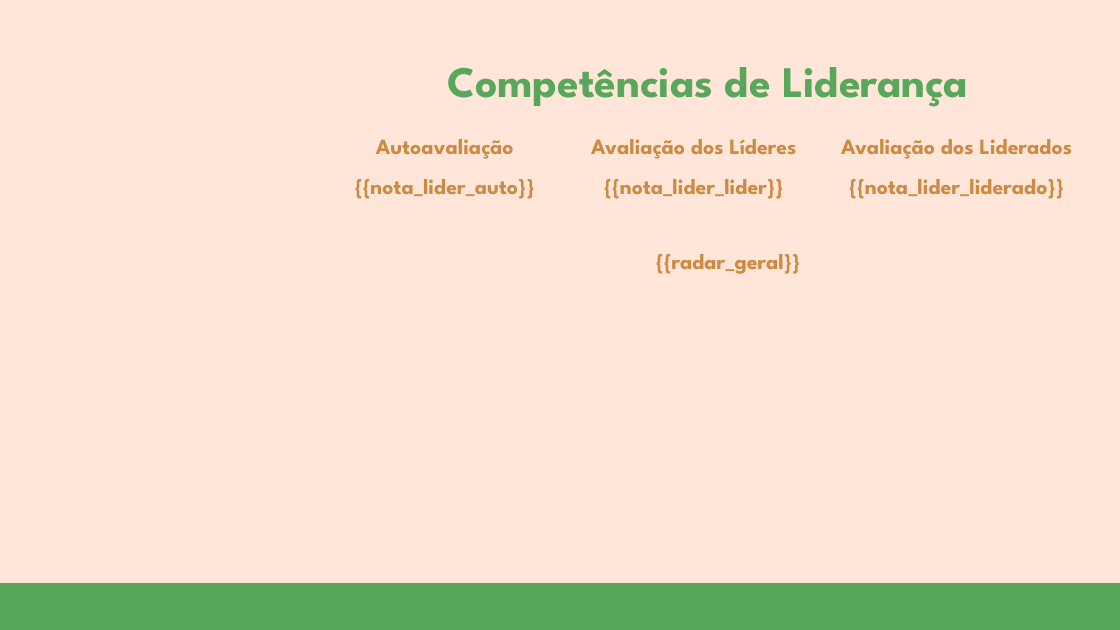
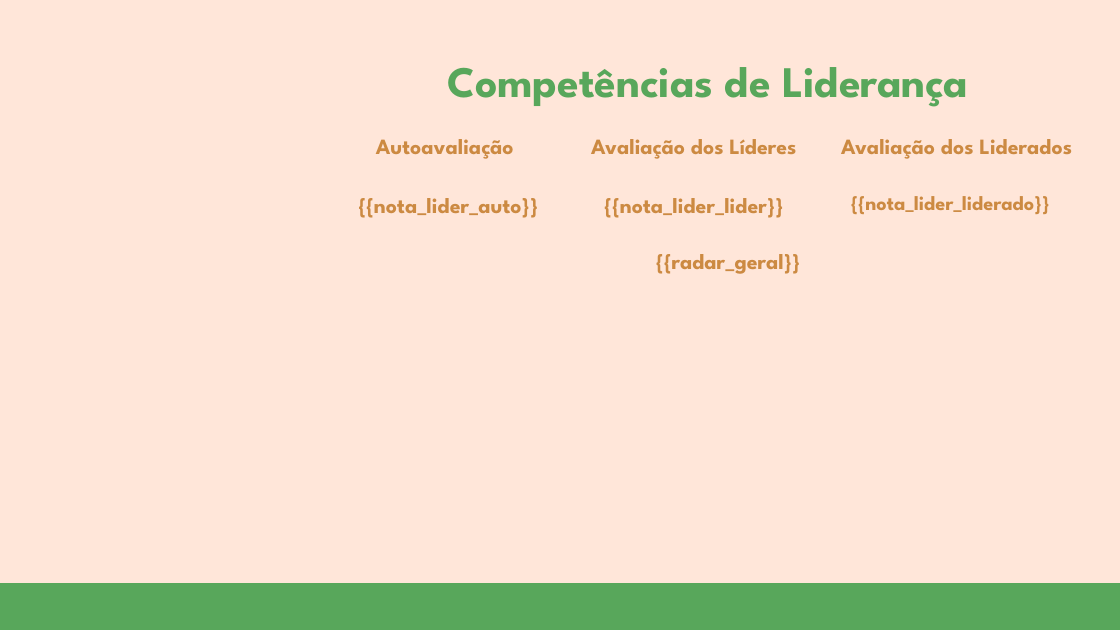
Before and after one commit to hugobovareto/Avaliacao-de-Desempenho-2025, a slide deck: slide 3 of templates/[GARN] Modelo de apresentação de slides.pptx. Drawn at 1120x630 pixels with LibreOffice and Linux fonts; fonts in the diff are those of the drawing; background and template pictures are left out. Boxes give left, top, right and bottom in pixels: in the first picture for what was removed or moved away, otherwise in the second. Text is boxed around its words. In the diff, an @@ line names an element or a change of style, - is before the commit and + after.

```diff
--- a/templates/[GARN] Modelo de apresentação de slides.pptx
+++ b/templates/[GARN] Modelo de apresentação de slides.pptx
@@ text at box(355, 179, 535, 199): paragraph removed @@
-{{nota_lider_auto}}
@@ text at box(604, 179, 784, 199): paragraph removed @@
-{{nota_lider_lider}}
@@ text at box(849, 179, 1064, 199): paragraph removed @@
-{{nota_lider_liderado}}
@@ text added at box(358, 198, 538, 218), 14 pt, text #CC8A42, bold @@
+{{nota_lider_auto}}
@@ text added at box(604, 198, 784, 218), 14 pt, text #CC8A42, bold @@
+{{nota_lider_lider}}
@@ text added at box(851, 196, 1050, 214), 12.9 pt, text #CC8A42, bold @@
+{{nota_lider_liderado}}
```
Also in this commit, not shown: 1 other slide changed, 55 other files.
